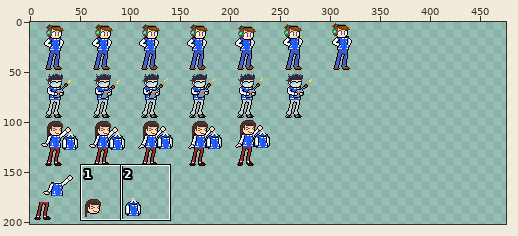
Two versions of one sprite sheet, Assets/Resources/Art/Npc/Sprite_Npc0002.png. The first picture is a wide view before the edit; the outline marks the close-up.
Close-up. Old version:
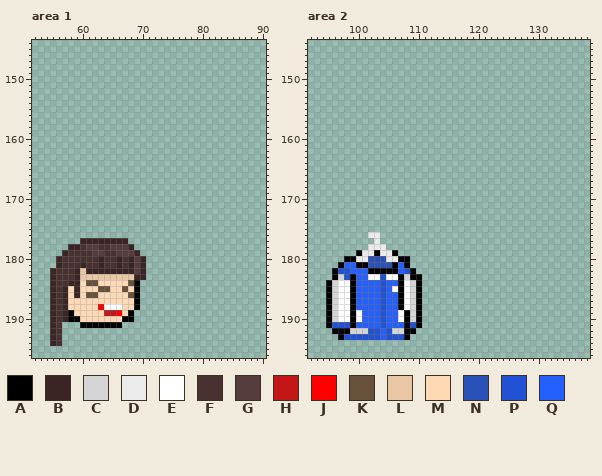
The file is 500x500 pixels. Colours within 5 levels of each other are drawn and written as one. Shown: area 1: x 52..90, y 144..196; area 2: x 92..138, y 144..196. The wide view leaves out empty margins. The commit also changed other parts of the picture, which this record leaves out.
Palette (. is transparent): A #000000  B #3a2424  C #d5d5d5  D #ebebeb  E #ffffff  F #4a3131  G #563c3c  H #c31717  J #ff0000  K #67513b  L #e9c7a5  M #ffd9b4  N #2a51b7  P #2152d5  Q #2360ff
Pixels before, area 1, first column x 55:
177 .....BBBBBBBB...
178 ...BBFGGFFGGGB..
179 ..BFFFFGGFFGGGB.
180 .BFFFFFFBFFBFBGB
181 .BFFFBFFBFFBFBGB
182 BFFFBLBBBBBBBBGB
183 BFFFBLLLLLLLLLBB
184 BFFBBMKKMMMMMKA.
185 BFBMBMMMKKMMKMA.
186 BFBMBMKKMMMMMKA.
187 BFBMMMMMMMMMMMA.
188 BFBMMMMMJEEEMMA.
189 BFBAMMMMMHHJMA..
190 BFBAAMMMMMMMAA..
191 BF...AAAAAAA....
192 BF..............
193 BF..............
194 BF..............
Pixels before, area 2 (only the part around the change), first column x 92:
144 ...............................................
145 ...............................................
146 ...............................................
147 ...............................................
148 ...............................................
149 ...............................................
150 ...............................................
151 ...............................................
152 ...............................................
153 ...............................................
154 ...............................................
155 ...............................................
156 ...............................................
157 ...............................................
158 ...............................................
159 ...............................................
160 ...............................................
161 ...............................................
162 ...............................................
163 ...............................................
164 ...............................................
165 ...............................................
166 ...............................................
167 ...............................................
168 ...............................................
169 ...............................................
170 ...............................................
171 ...............................................
172 ...............................................
173 ...............................................
174 ...............................................
175 ...............................................
176 ..........DD...................................
177 ...........D...................................
178 ..........DDD..................................
179 ........ADDADDA................................
180 ......AADDNNNDDAA..............................
181 .....AQQAANNNNAQA..............................
182 ....APPQQQAAAAAQPA.............................
183 ....ACPAQQEEPEEACAA............................
184 ...ACEEAQQQQPQQAECA............................
185 ...ACEEAQQQQPQEAECA............................
186 ...ACEEAQQQQPQQAECA............................
187 ...ACEEAQQQQPQQAECA............................
188 ...ACEEAQQQQPQQAECA............................
189 ...ACEEAEQQQPQQEACA............................
190 ...ACEEAEQQQPQQEACA............................
191 ...APPPAQQQQPQQQAPA............................
192 ....AAACCCPPQPCCAA.............................
193 .....APPPPPPQPPPA..............................
194 ...............................................
195 ...............................................
196 ...............................................
New version:
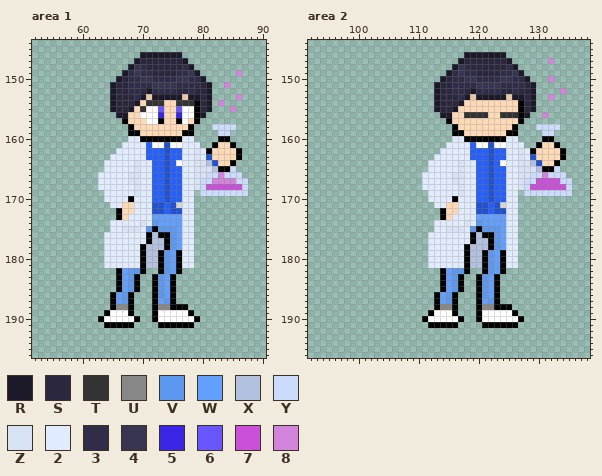
Colours new in this view: R #1b192a  S #2a273e  T #333333  U #888888  V #5c97f0  W #61a0ff  X #b3c1e0  Y #cbdbfc  Z #d8e2f5  2 #e1ebff  3 #302d4a  4 #383552  5 #3925e6  6 #6856fe  7 #cb50d9  8 #d283db
Changes in this commit:
Area 1:
y 146: x 70..76 ....... -> RRRRRRR
y 147: x 69..77 ......... -> RSSSSSSSR
y 148: x 68..78 ........... -> R43SSSSSS3R
y 149: x 67..79 ............. -> R3433SSSS334R; x 86 . -> 8
y 150: x 66..80 ............... -> RS334433334433R
y 151: x 65..81 ................. -> RSS333344443333SR; x 84 . -> 8
y 152: x 65..81 ................. -> RSS33SR3333SS3SSR
y 153: x 65..81 ................. -> RSSS3RLRRRRRLRRSR; x 86 . -> 8
y 154: x 65..81 ................. -> RSSSRMTTTMMTTTASR; x 83 . -> 8
y 155: x 65..81 ................. -> RSSRMTEE6MM6EEASR; x 85 . -> 8
y 156: x 66..80 ............... -> RRMMEEE5MM5EEAR
y 157: x 67..79 ............. -> AMMMEEAMMAEMA
y 158: x 68..78 ........... -> AMMMMMMMMMA; x 82..85 .... -> YYYY
y 159: x 68..78 ........... -> AAMMMMMMMAA; x 83..84 .. -> YY
y 160: x 68..78 ........... -> 22AAAAAAA22; x 83..84 .. -> AA
y 161: x 67..79 ............. -> 2222QEEPEE222; x 82..85 .... -> AMMA
y 162: x 66..86 ..................... -> 22222QQQPQQ22Z2AMMMMA
y 163: x 65..86 ...................... -> 222222QQQPQQ22Z2PMMMMA
y 164: x 64..85 ...................... -> 22222Z22QQPQE22ZZXPMMA
y 165: x 64..85 ...................... -> 22222Z22QQPQQ22ZZZXAAY
y 166: x 63..86 ........................ -> 22222ZZ22QQPQQ22ZZYY8YYY
y 167: x 63..87 ......................... -> 22222ZZ22QQPQQ22ZYY8888YY
y 168: x 63..87 ......................... -> 222222Z22QQPQQ22ZY777777Y
y 169: x 64..78 ............... -> 22222Z22QQPQQ22; x 80..87 ........ -> YYYYYYYY
y 170: x 64..78 ............... -> 2222A222QQPQQ22
y 171: x 65..78 .............. -> 22MM222PPQPC22
y 172: x 66..78 ............. -> AMM222PPQPP22
y 173: x 66..78 ............. -> AM2222WWWWW22
y 174: x 65..78 .............. -> 22222Z2VWWWW22
y 175: x 65..78 .............. -> 22ZZZ2VAVVVW22
y 176: x 64..78 ............... -> 2222222AXAAVW22
y 177: x 60..78 BBBBBBBB........... -> ....2222222AXXAVW22
y 178: x 58..78 BBFGGFFGGGB.......... -> ......222222AXXXAVW22
y 179: x 57..78 BFFFFGGFFGGGB......... -> .......222222AXXAVWA22
y 180: x 56..78 BFFFFFFBFFBFBGB........ -> ........222222AXXAVWA22
y 181: x 56..78 BFFFBFFBFFBFBGB........ -> ........222222AXXAVWA22
y 182: x 55..70 BFFFBLBBBBBBBBGB -> ...........AWVVA; x 73..76 .... -> AVWA
y 183: x 55..70 BFFFBLLLLLLLLLBB -> ...........AWVA.; x 72..75 .... -> AVWA
y 184: x 55..68 BFFBBMKKMMMMMK -> ...........AWV; x 72..75 .... -> AVWA
y 185: x 55..68 BFBMBMMMKKMMKM -> ...........AWV; x 72..75 .... -> AVWA
y 186: x 55..69 BFBMBMKKMMMMMKA -> ..........AWVA.; x 72..75 .... -> AVWA
y 187: x 55..69 BFBMMMMMMMMMMMA -> ..........AWVA.; x 72..75 .... -> AWVA
y 188: x 55..69 BFBMMMMMJEEEMMA -> ..........AUUA.; x 72..77 ...... -> AUUAAA
y 189: x 55..67 BFBAMMMMMHHJM -> .........AEEE; x 72..78 ....... -> AEEEEEA
y 190: x 55..69 BFBAAMMMMMMMAA. -> ........AEEEEEA; x 72..79 ........ -> AEEEEEEA
y 191: x 55..56 BF -> ..; x 60..63 AAAA -> ....; x 67..68 .. -> AA; x 73..78 ...... -> AAAAAA
y 192..194: x 55..56 BF -> ..
Area 2:
y 146: x 118..124 ....... -> RRRRRRR
y 147: x 117..125 ......... -> RSSSSSSSR; x 132 . -> 8
y 148: x 116..126 ........... -> R43SSSSSS3R
y 149: x 115..127 ............. -> R3433SSSS334R
y 150: x 114..128 ............... -> RS334433334433R; x 132 . -> 8
y 151: x 113..129 ................. -> RSS333344443333SR
y 152: x 113..129 ................. -> RSS33SR3333SS3SSR; x 134 . -> 8
y 153: x 113..129 ................. -> RSSS3RLRRRRRLRRSR; x 132 . -> 8
y 154: x 113..129 ................. -> RSSSRMMMMMMMMMASR
y 155: x 113..129 ................. -> RSSRMMMMMMMMMMASR
y 156: x 114..128 ............... -> RRMMTTTTMMTTTAR; x 131 . -> 8
y 157: x 115..127 ............. -> AMMMMMMMMMMMA
y 158: x 116..126 ........... -> AMMMMMMMMMA; x 130..133 .... -> YYYY
y 159: x 116..126 ........... -> AAMMMMMMMAA; x 131..132 .. -> YY
y 160: x 116..126 ........... -> 22AAAAAAA22; x 131..132 .. -> AA
y 161: x 115..127 ............. -> 2222QEEPEE222; x 130..133 .... -> AMMA
y 162: x 114..134 ..................... -> 22222QQQPQQ22Z2AMMMMA
y 163: x 113..134 ...................... -> 222222QQQPQQ22Z2PMMMMA
y 164: x 112..133 ...................... -> 22222Z22QQPQE22ZZXPMMA
y 165: x 112..133 ...................... -> 22222Z22QQPQQ22ZZZXAAY
y 166: x 111..134 ........................ -> 22222ZZ22QQPQQ22ZZYY8YYY
y 167: x 111..135 ......................... -> 22222ZZ22QQPQQ22ZYY7777YY
y 168: x 111..135 ......................... -> 222222Z22QQPQQ22ZY777777Y
y 169: x 112..126 ............... -> 22222Z22QQPQQ22; x 128..135 ........ -> YYYYYYYY
y 170: x 112..126 ............... -> 2222A222QQPQQ22
y 171: x 113..126 .............. -> 22MM222PPQPC22
y 172: x 114..126 ............. -> AMM222PPQPP22
y 173: x 114..126 ............. -> AM2222WWWWW22
y 174: x 113..126 .............. -> 22222Z2VWWWW22
y 175: x 113..126 .............. -> 22ZZZ2VAVVVW22
y 176: x 102..103 DD -> ..; x 112..126 ............... -> 2222222AXAAVW22
y 177: x 103 D -> .; x 112..126 ............... -> 2222222AXXAVW22
y 178: x 102..104 DDD -> ...; x 112..126 ............... -> 222222AXXXAVW22
y 179: x 100..106 ADDADDA -> .......; x 112..126 ............... -> 222222AXXAVWA22
y 180: x 98..108 AADDNNNDDAA -> ...........; x 112..126 ............... -> 222222AXXAVWA22
y 181: x 97..108 AQQAANNNNAQA -> ............; x 112..126 ............... -> 222222AXXAVWA22
y 182: x 96..109 APPQQQAAAAAQPA -> ..............; x 114..118 ..... -> AWVVA; x 121..124 .... -> AVWA
y 183: x 96..110 ACPAQQEEPEEACAA -> ...............; x 114..117 .... -> AWVA; x 120..123 .... -> AVWA
y 184: x 95..110 ACEEAQQQQPQQAECA -> ................; x 114..117 .... -> AWVA; x 120..123 .... -> AVWA
y 185: x 95..110 ACEEAQQQQPQEAECA -> ................; x 114..117 .... -> AWVA; x 120..123 .... -> AVWA
y 186: x 95..110 ACEEAQQQQPQQAECA -> ................; x 113..116 .... -> AWVA; x 120..123 .... -> AVWA
y 187: x 95..110 ACEEAQQQQPQQAECA -> ................; x 113..116 .... -> AWVA; x 120..123 .... -> AWVA
y 188: x 95..110 ACEEAQQQQPQQAECA -> ................; x 113..116 .... -> AUUA; x 120..125 ...... -> AUUAAA
y 189: x 95..110 ACEEAEQQQPQQEACA -> ................; x 112..116 ..... -> AEEEA; x 120..126 ....... -> AEEEEEA
y 190: x 95..117 ACEEAEQQQPQQEACA....... -> ................AEEEEEA; x 120..127 ........ -> AEEEEEEA
y 191: x 95..110 APPPAQQQQPQQQAPA -> ................; x 112..116 ..... -> AAAAA; x 121..126 ...... -> AAAAAA
y 192: x 96..109 AAACCCPPQPCCAA -> ..............
y 193: x 97..108 APPPPPPQPPPA -> ............
